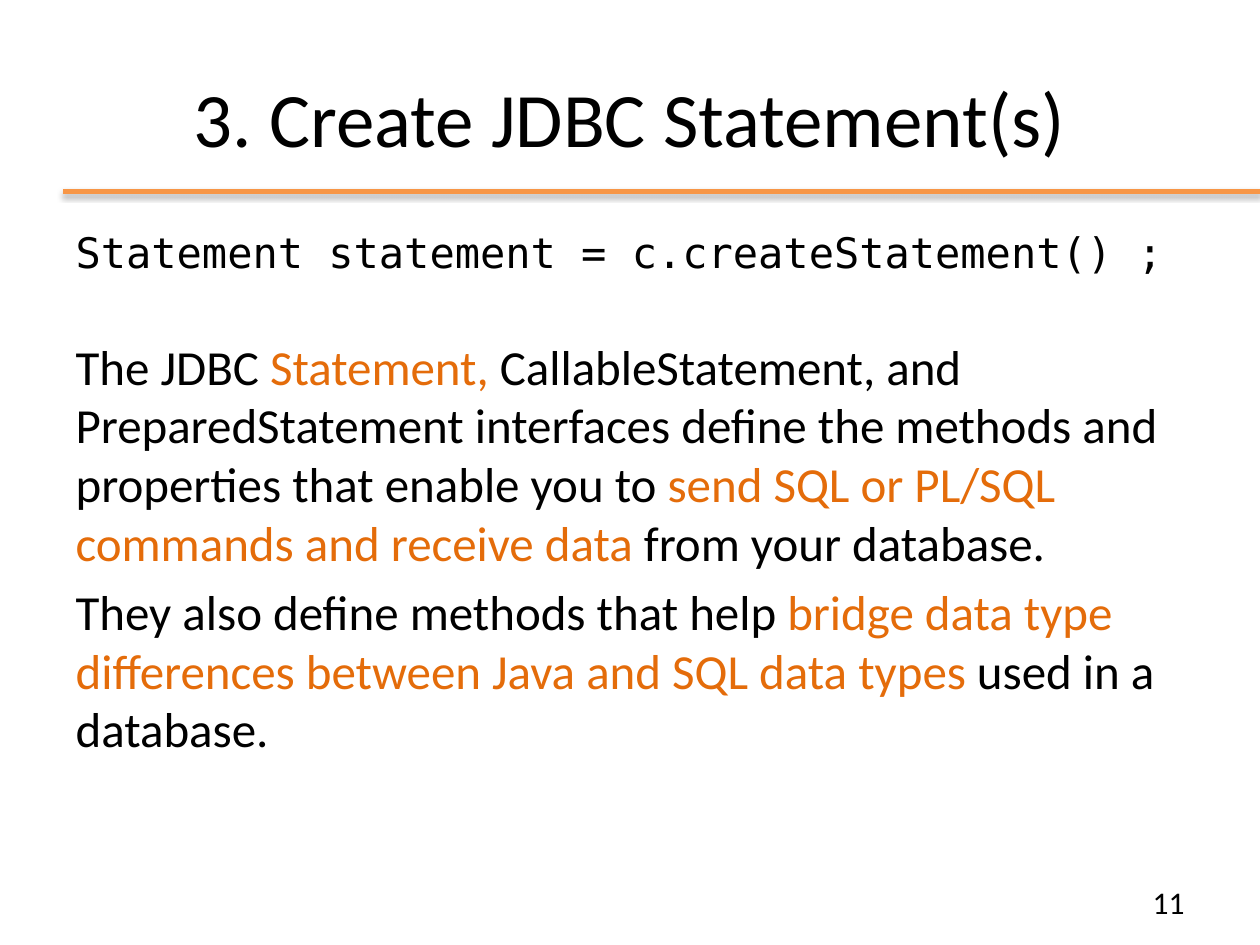
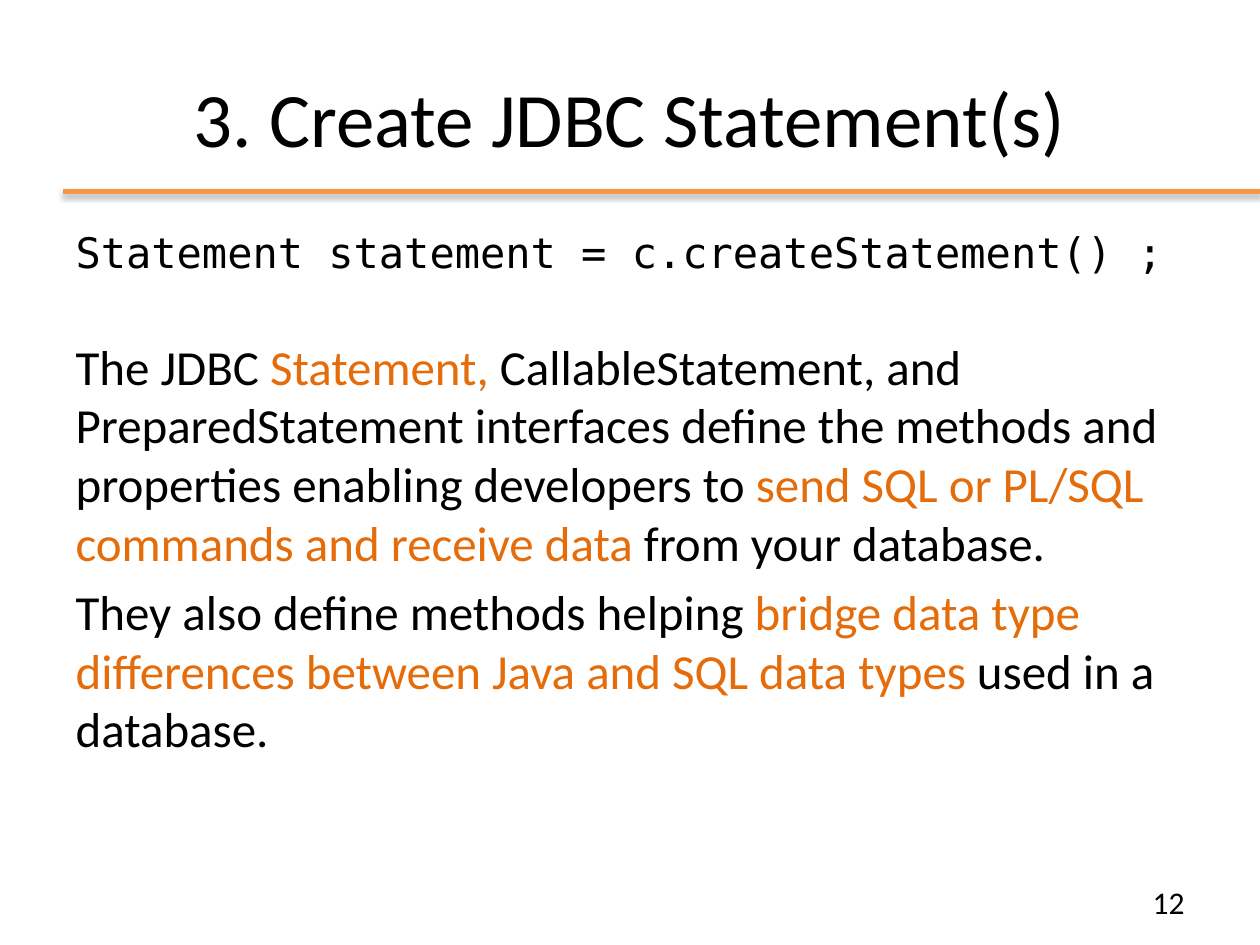
Before and after one commit to Andrea99-beep/ooprogramming, a slide deck: slide 12 of slides/ppt/08_JDBC.pptx (slide 11 before the commit). Drawn at 1260x945 pixels with LibreOffice and Linux fonts; fonts in the diff are those of the drawing; background and template pictures are left out. Boxes give left, top, right and bottom in pixels: in the first picture for what was removed or moved away, otherwise in the second. Text is boxed around its words. In the diff, an @@ line names an element or a change of style, - is before the commit and + after.

```diff
--- a/slides/ppt/08_JDBC.pptx
+++ b/slides/ppt/08_JDBC.pptx
@@ text at (x1=76, y1=351, x2=1157, y2=748): text changed @@
-The JDBC Statement, CallableStatement, and PreparedStatement interfaces define the methods and properties that enable you to send SQL or PL/SQL commands and receive data from your database.
-They also define methods that help bridge data type differences between Java and SQL data types used in a database.
+The JDBC Statement, CallableStatement, and PreparedStatement interfaces define the methods and properties enabling developers to send SQL or PL/SQL commands and receive data from your database.
+They also define methods helping bridge data type differences between Java and SQL data types used in a database.
@@ page number at (x1=1153, y1=893, x2=1185, y2=914): text changed @@
-11
+12
```
Also in this commit, not shown: 15 other slides changed, 1 slide added, 1 slide removed, 13 other files.
